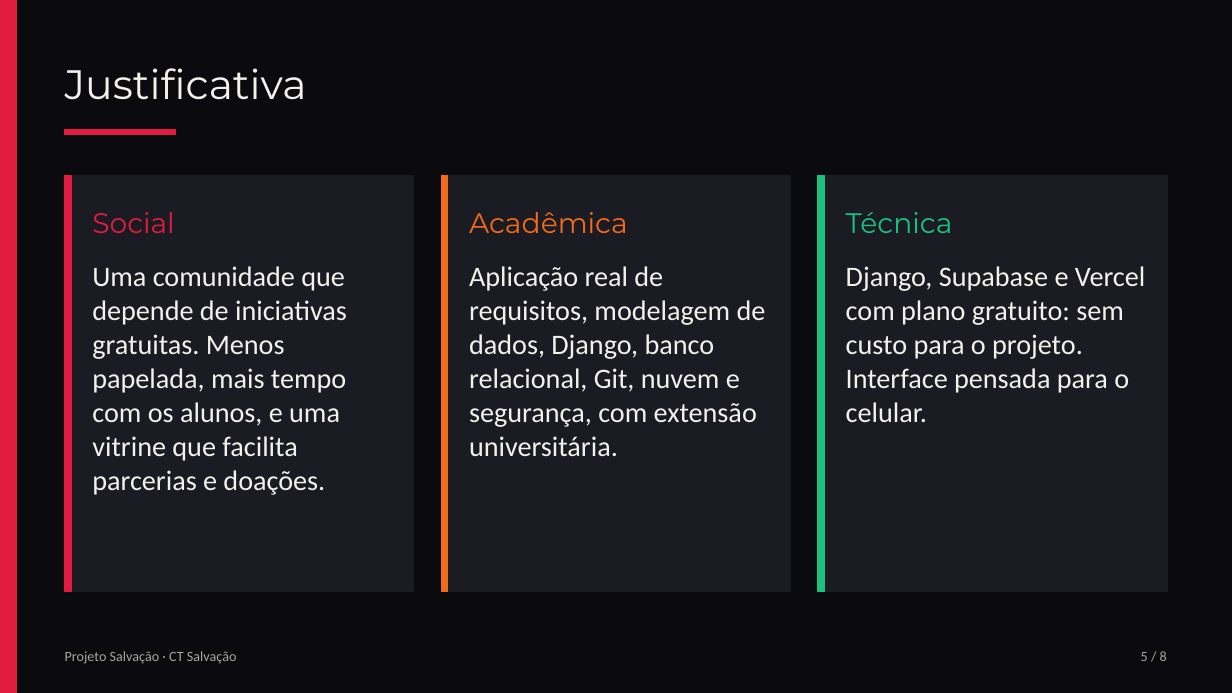
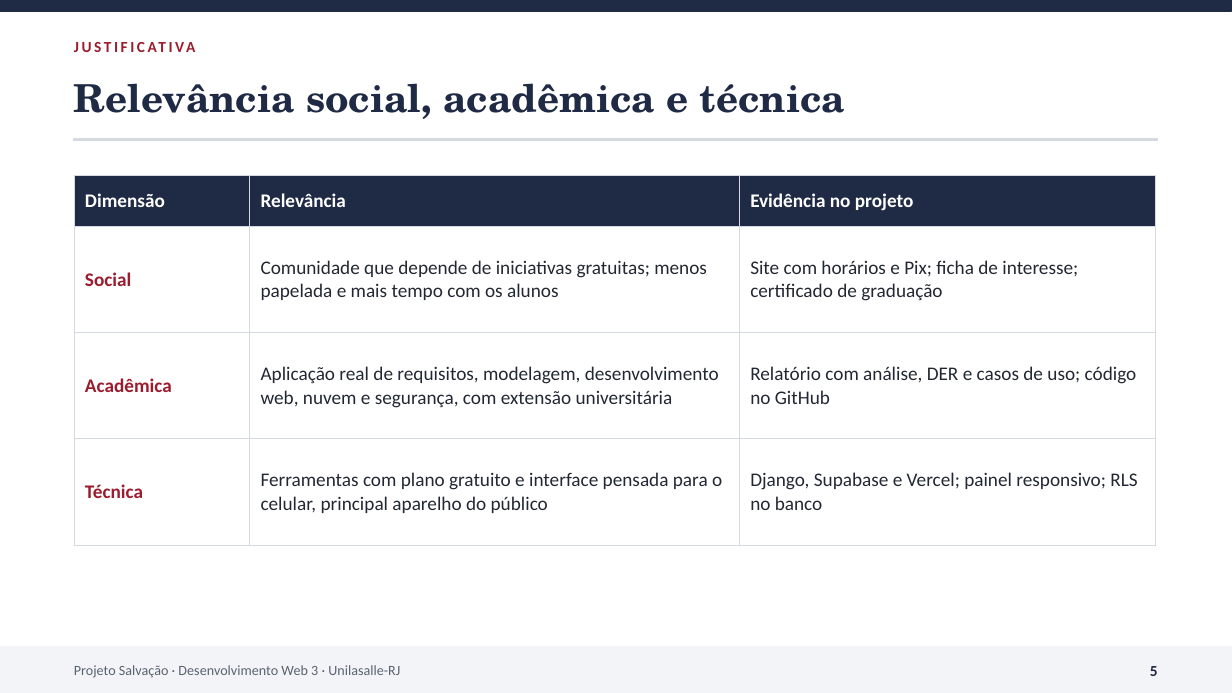
Before and after one commit to kaiozxs/acaosocial, a slide deck: slide 5 of docs/slides-projeto-de-extensao.pptx. Drawn at 1232x693 pixels with LibreOffice and Linux fonts; fonts in the diff are those of the drawing. Boxes give left, top, right and bottom in pixels: in the first picture for what was removed or moved away, otherwise in the second. Text is boxed around its words. In the diff, an @@ line names an element or a change of style, - is before the commit and + after.

```diff
--- a/docs/slides-projeto-de-extensao.pptx
+++ b/docs/slides-projeto-de-extensao.pptx
@@ background #0B0B0F to #FFFFFF @@
@@ rectangle removed at bbox=[0, 0, 17, 693] @@
@@ rectangle added at bbox=[0, 0, 1232, 11], fill #1F2A44, outline #1F2A44 1 pt @@
@@ text at bbox=[65, 68, 307, 100]: text changed; size 32 to 12 pt; font Montserrat to Calibri; text colour #F4F1EA to #9B1C2E; bold on @@
-Justificativa
+JUSTIFICATIVA
@@ text added at bbox=[74, 83, 846, 119], 30 pt, text #1F2A44, bold @@
+Relevância social, acadêmica e técnica
@@ rectangle removed at bbox=[65, 129, 176, 135] @@
@@ rectangle added at bbox=[74, 139, 1158, 140], fill #D5D9E0, outline #D5D9E0 1 pt @@
@@ rectangle removed at bbox=[65, 176, 414, 592] @@
@@ rectangle removed at bbox=[65, 176, 71, 592] @@
@@ table added at bbox=[74, 176, 1155, 517], 4 rows, 3 columns @@
+Dimensão | Relevância | Evidência no projeto
+Social | Comunidade que depende de iniciativas gratuitas; menos papelada e mais tempo com os alunos | Site com horários e Pix; ficha de interesse; certificado de graduação
+Acadêmica | Aplicação real de requisitos, modelagem, desenvolvimento web, nuvem e segurança, com extensão universitária | Relatório com análise, DER e casos de uso; código no GitHub
+Técnica | Ferramentas com plano gratuito e interface pensada para o celular, principal aparelho do público | Django, Supabase e Vercel; painel responsivo; RLS no banco
@@ rectangle removed at bbox=[442, 176, 791, 592] @@
@@ rectangle removed at bbox=[442, 176, 448, 592] @@
@@ rectangle removed at bbox=[818, 176, 1167, 592] @@
@@ rectangle removed at bbox=[818, 176, 824, 592] @@
@@ text removed at bbox=[92, 212, 174, 233] @@
-Social
@@ text removed at bbox=[469, 212, 628, 233] @@
-Acadêmica
@@ text removed at bbox=[846, 212, 953, 233] @@
-Técnica
@@ text removed at bbox=[92, 266, 347, 495] @@
-Uma comunidade que depende de iniciativas gratuitas. Menos papelada, mais tempo com os alunos, e uma vitrine que facilita parcerias e doações.
@@ text removed at bbox=[469, 266, 766, 456] @@
-Aplicação real de requisitos, modelagem de dados, Django, banco relacional, Git, nuvem e segurança, com extensão universitária.
@@ text removed at bbox=[846, 266, 1145, 422] @@
-Django, Supabase e Vercel com plano gratuito: sem custo para o projeto. Interface pensada para o celular.
@@ rectangle added at bbox=[0, 647, 1232, 693], fill #F3F4F7, outline #F3F4F7 1 pt @@
@@ text removed at bbox=[65, 651, 237, 664] @@
-Projeto Salvação · CT Salvação
@@ text added at bbox=[74, 665, 400, 678], 11 pt, text #5A6272 @@
+Projeto Salvação · Desenvolvimento Web 3 · Unilasalle-RJ
@@ text at bbox=[1150, 666, 1158, 676]: text changed; size 11 to 12 pt; text colour #A9A69E to #1F2A44; bold on @@
-5 / 8
+5
```
Also in this commit, not shown: 7 other slides changed, 4 other files.
